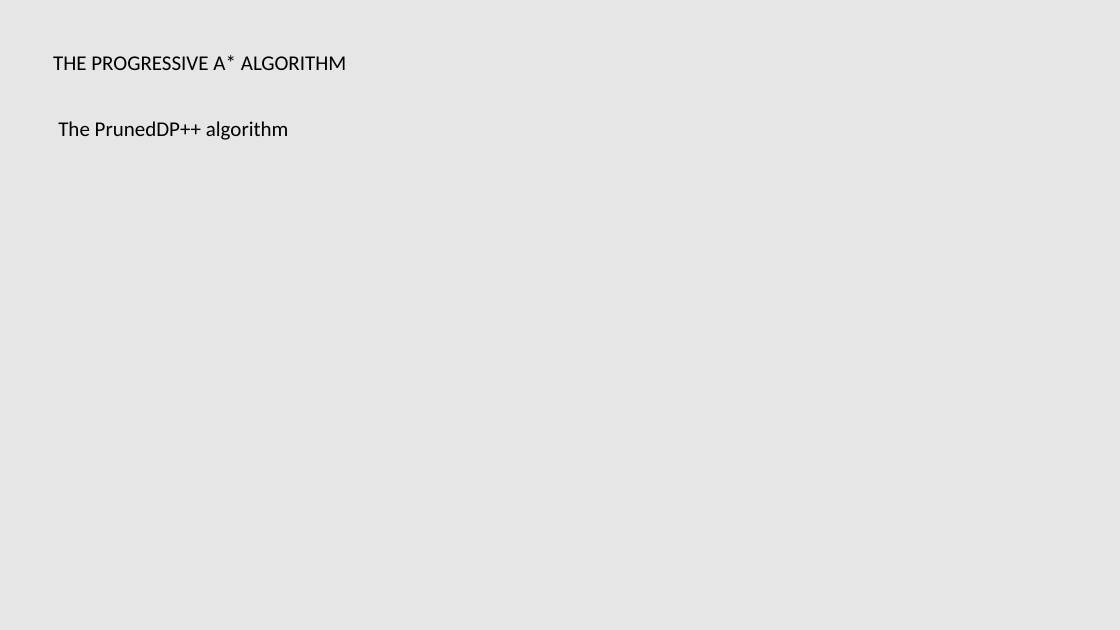
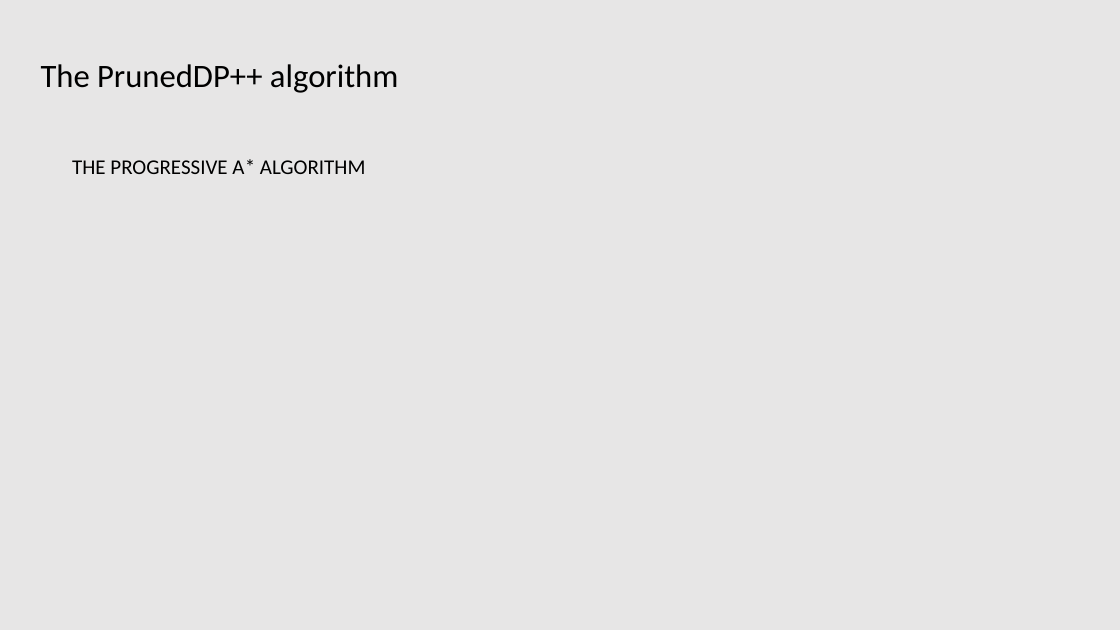
Before and after one commit to tianzhuwei/PPT, a slide deck: slide 9 of Efficient and Progressive GST Search.pptx. Drawn at 1120x630 pixels with LibreOffice and Linux fonts; fonts in the diff are those of the drawing. Boxes give left, top, right and bottom in pixels: in the first picture for what was removed or moved away, otherwise in the second. Text is boxed around its words. In the diff, an @@ line names an element or a change of style, - is before the commit and + after.

```diff
--- a/Efficient and Progressive GST Search.pptx
+++ b/Efficient and Progressive GST Search.pptx
@@ text "The PrunedDP++ algorithm": place and size @@
-text "The PrunedDP++ algorithm" at bbox=[58, 121, 289, 140]
+text "The PrunedDP++ algorithm" at bbox=[41, 64, 398, 93]
@@ text "The PrunedDP++ algorithm" at bbox=[41, 64, 398, 93]: size 18 to 28 pt @@
@@ text "THE PROGRESSIVE A* ALGORITHM": place and size @@
-text "THE PROGRESSIVE A* ALGORITHM" at bbox=[53, 55, 347, 70]
+text "THE PROGRESSIVE A* ALGORITHM" at bbox=[72, 159, 366, 174]
```
Also in this commit, not shown: 3 other slides changed, 7 slides added, 2 slides removed.
